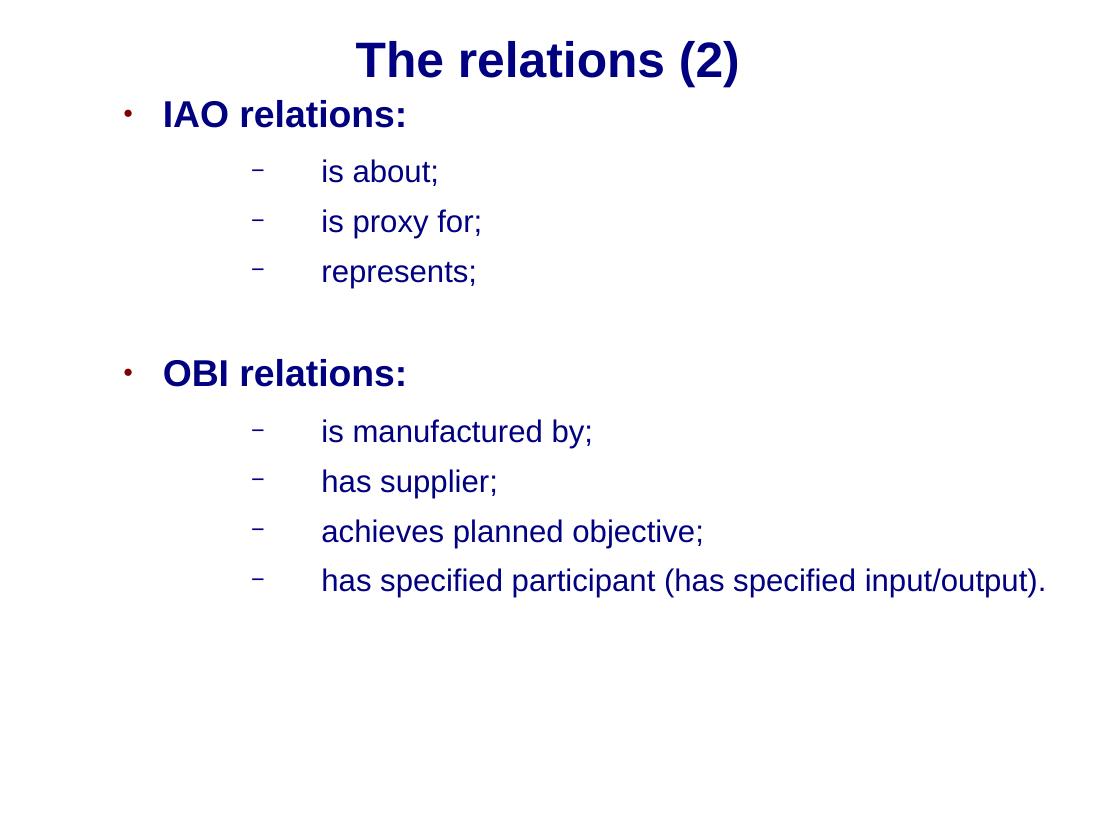
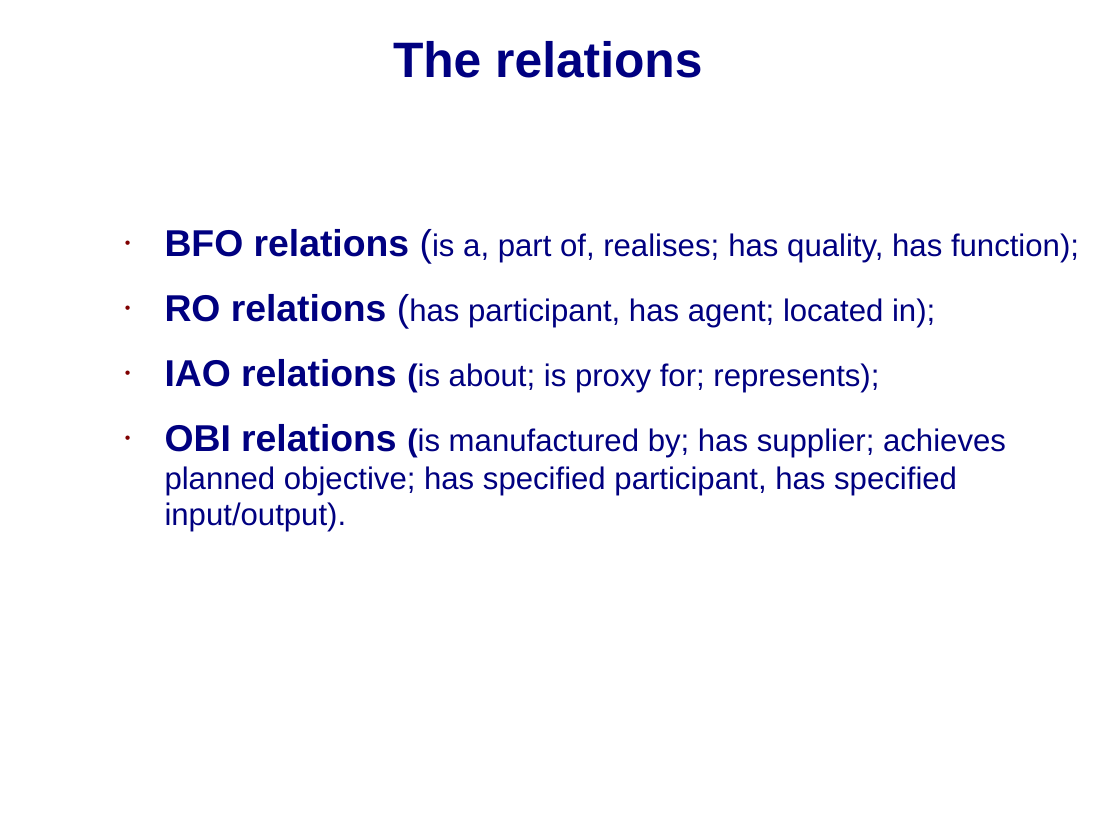
Before and after one commit to obi-ontology/obi-legacy-svn, a slide deck: slide 6 of trunk/docs/papers/ISMB_2009/OBI-SIG.ppt (slide 8 before the commit). Drawn at 1120x840 pixels with LibreOffice and Linux fonts; fonts in the diff are those of the drawing; background and template pictures are left out. Boxes give left, top, right and bottom in pixels: in the first picture for what was removed or moved away, otherwise in the second. Text is boxed around its words. In the diff, an @@ line names an element or a change of style, - is before the commit and + after.

```diff
--- a/trunk/docs/papers/ISMB_2009/OBI-SIG.ppt
+++ b/trunk/docs/papers/ISMB_2009/OBI-SIG.ppt
@@ title at (x1=393, y1=41, x2=702, y2=78): text changed @@
-The relations (2)
+The relations
@@ text at (x1=165, y1=229, x2=1079, y2=531): text changed @@
-● IAO relations:
-  − is about;
-  − is proxy for;
-  − represents;
-● OBI relations:
-  − is manufactured by;
-  − has supplier;
-  − achieves planned objective;
-  − has specified participant (has specified input/output).
+• BFO relations (is a, part of, realises; has quality, has function);
+• RO relations (has participant, has agent; located in);
+• IAO relations (is about; is proxy for; represents);
+• OBI relations (is manufactured by; has supplier; achieves planned objective; has specified participant, has specified input/output).
```
Also in this commit, not shown: 3 other slides changed, 4 slides added, 4 slides removed.
